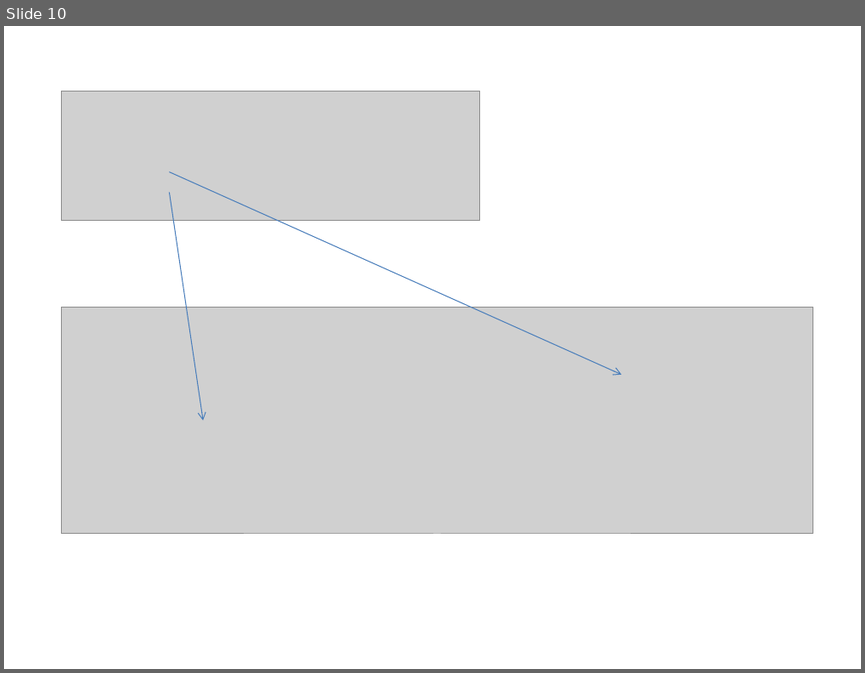
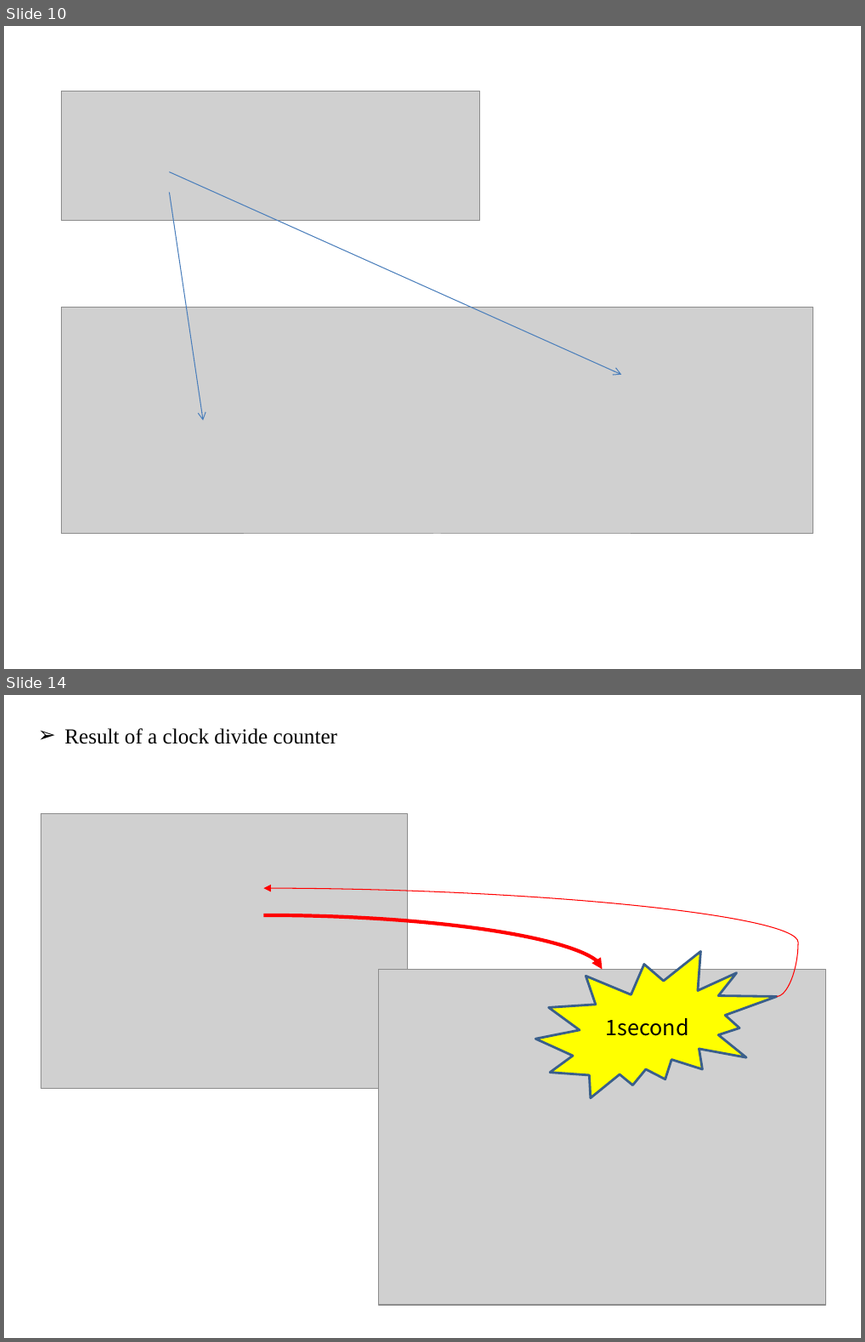
Before and after one commit to JAICHANGPARK/DE2_DOCKER_FPGA, a slide deck: presentation/20181017/FPGA LPM Component.pptx. Shown one above the other, each under a label of ours: slide 10 before the commit, slides 10 and 14 after it; the slides between them are not shown. The pictures are 865x673 and 865x1342 pixels, drawn with LibreOffice and Linux fonts; fonts in the diff are those of the drawing; grey boxes stand for pictures. Boxes give left, top, right and bottom in pixels: in the first picture for what was removed or moved away, otherwise in the second. Text is boxed around its words. In the diff, an @@ line names an element or a change of style, - is before the commit and + after.

```diff
--- a/presentation/20181017/FPGA LPM Component.pptx
+++ b/presentation/20181017/FPGA LPM Component.pptx
@@ slide 14 added at (4,695,861,1338), background #FFFFFF @@
@@ text added at (64,728,337,744), 18 pt, text #000000 @@
+➢ Result of a clock divide counter
@@ picture added at (41,814,407,1089) @@
@@ curved arrow added from (777, 997) to (263, 888), #FF0000 0.75 pt @@
@@ curved arrow added from (263, 915) to (602, 970), #FF0000 3 pt @@
@@ picture added at (378,970,826,1304) @@
@@ irregular seal added at (535,951,776,1098), fill #FFFF00, outline #3A5F8C 2 pt, 18 pt, text #000000 @@
+1second
```
Also in this commit, not shown: 5 slides changed, 9 other slides added, 6 slides removed.
